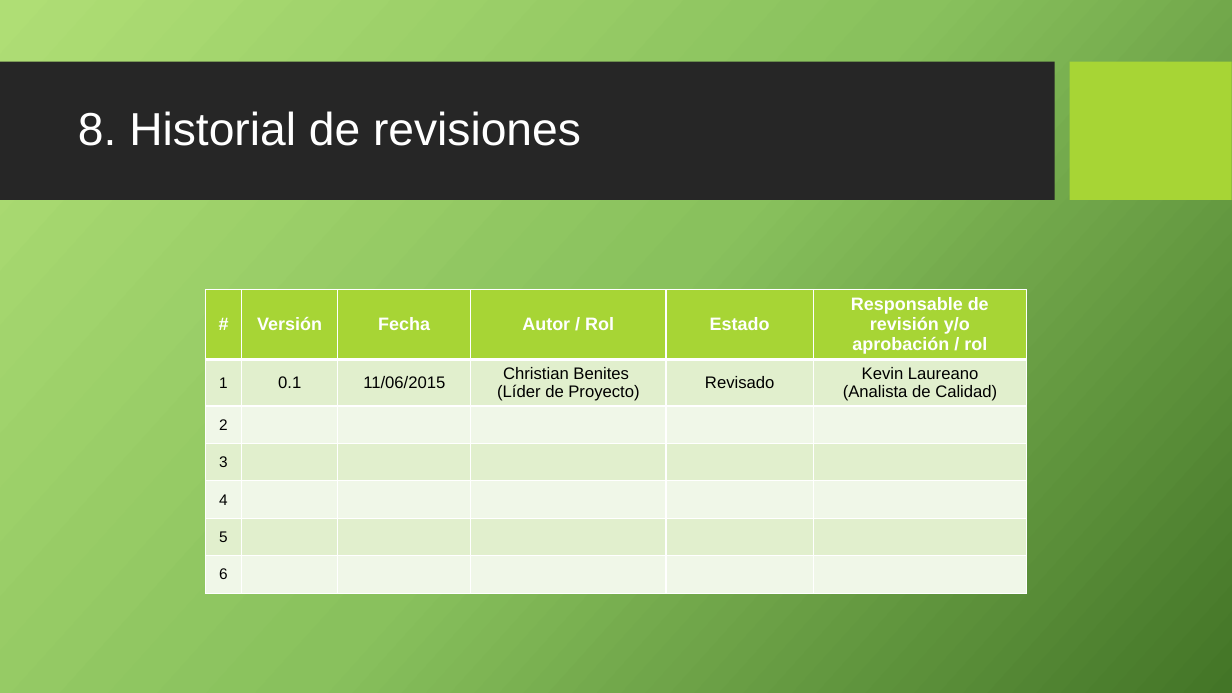
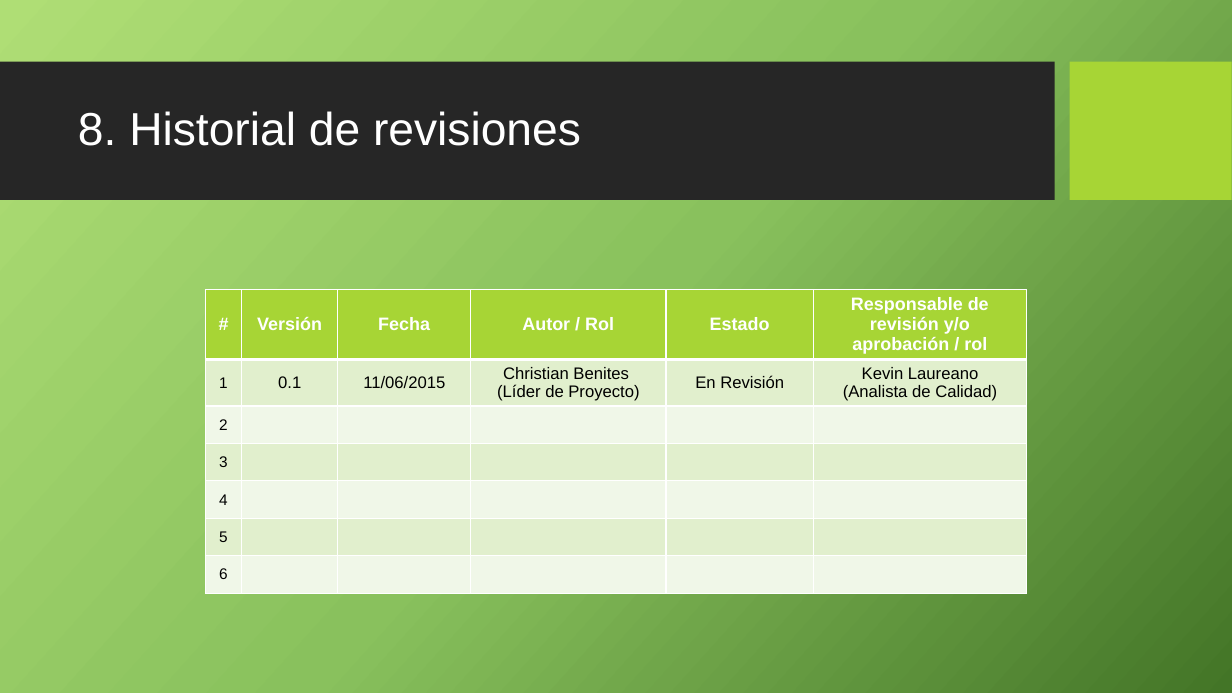
Before and after one commit to cjbensan/sistema-facturacion-inventario, a slide deck: slide 14 of CMMI-Nivel-2/REQM/PGCREQM_0.1_2015.pptx. Drawn at 1232x693 pixels with LibreOffice and Linux fonts; fonts in the diff are those of the drawing; background and template pictures are left out. Boxes give left, top, right and bottom in pixels: in the first picture for what was removed or moved away, otherwise in the second. Text is boxed around its words. In the diff, an @@ line names an element or a change of style, - is before the commit and + after.

Commit message:
Proceso de Gestión de Cambios a Requerimientos Versión 0.1 - 11/06/2015

```diff
--- a/CMMI-Nivel-2/REQM/PGCREQM_0.1_2015.pptx
+++ b/CMMI-Nivel-2/REQM/PGCREQM_0.1_2015.pptx
@@ table at bbox=[205, 289, 1026, 600] @@
-row 2, column 5: Revisado
+row 2, column 5: En Revisión
```
